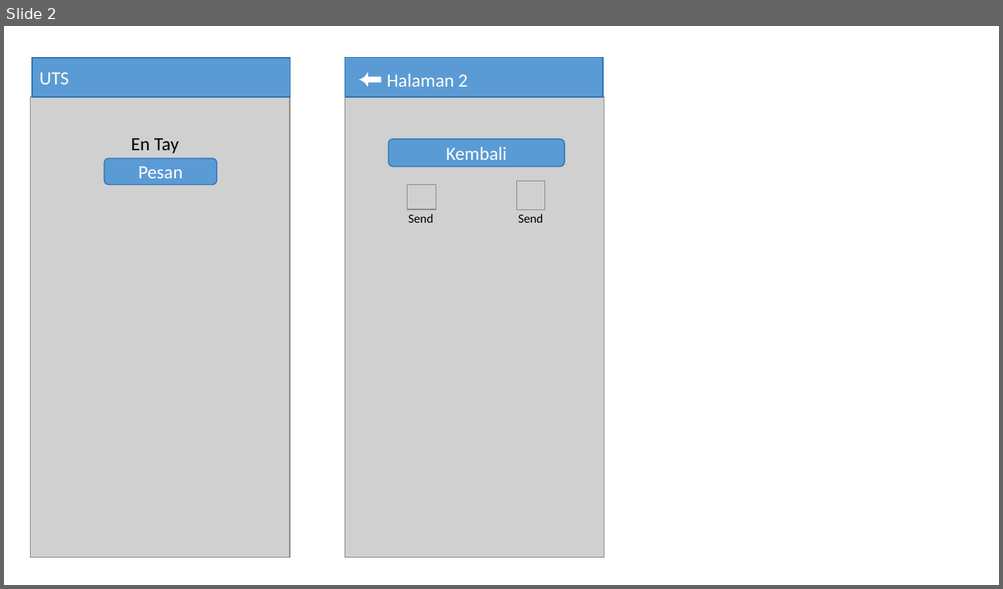
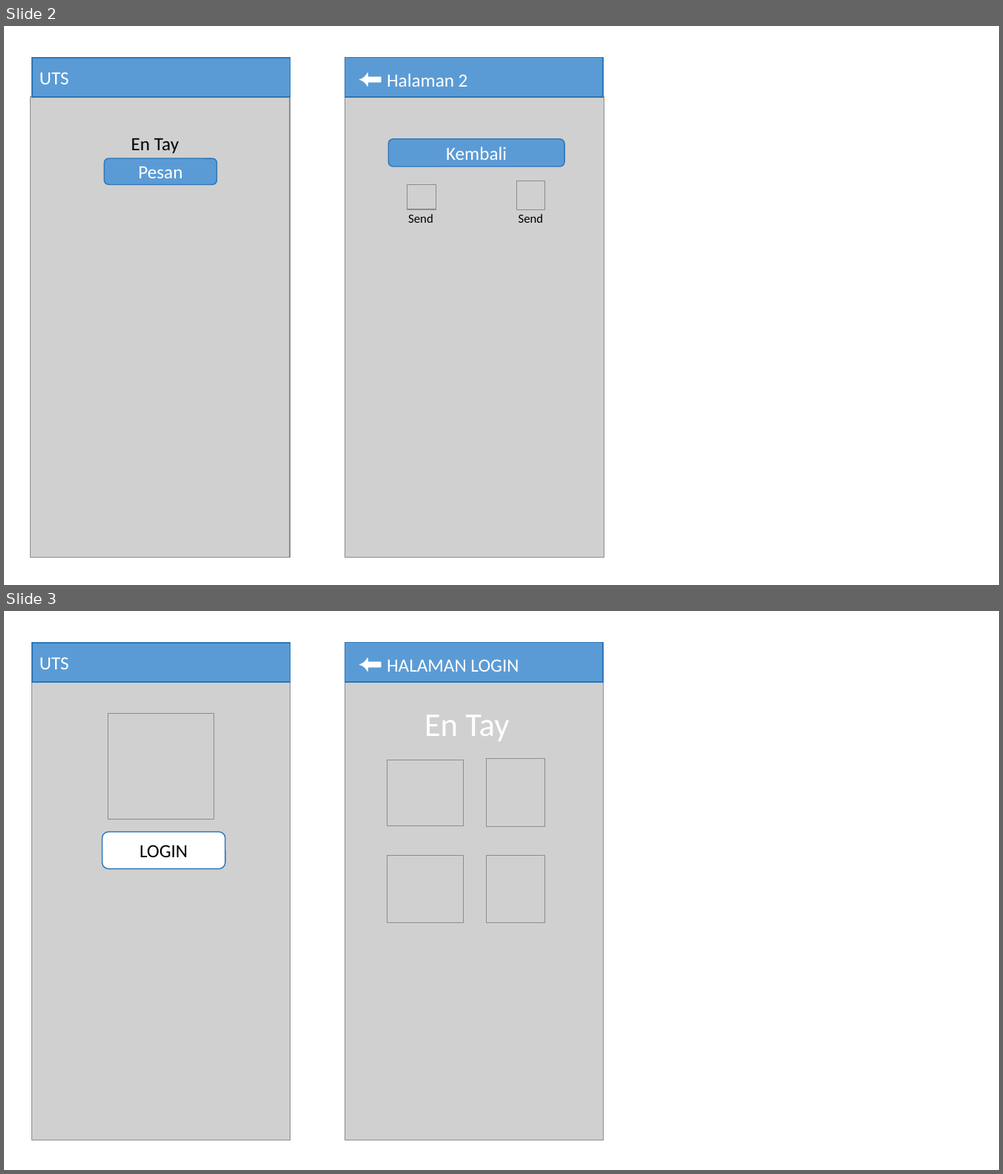
Before and after one commit to Ruang-Belajar/dart-flutter, a slide deck: docs/res/Notes.pptx. Shown one above the other, each under a label of ours: slide 2 before the commit, slides 2 and 3 after it. The pictures are 1003x589 and 1003x1174 pixels, drawn with LibreOffice and Linux fonts; fonts in the diff are those of the drawing; grey boxes stand for pictures. Boxes give left, top, right and bottom in pixels: in the first picture for what was removed or moved away, otherwise in the second. Text is boxed around its words. In the diff, an @@ line names an element or a change of style, - is before the commit and + after.

```diff
--- a/docs/res/Notes.pptx
+++ b/docs/res/Notes.pptx
@@ slide 3 added at bbox=[4, 611, 999, 1170], background #FFFFFF @@
@@ rectangle added at bbox=[32, 642, 290, 682], fill #5B9BD5, outline #2E75B6 1 pt, 18 pt, text #FFFFFF @@
+UTS
@@ rectangle added at bbox=[345, 642, 603, 682], fill #5B9BD5, outline #2E75B6 1 pt, 18 pt, text #FFFFFF @@
+⬅ HALAMAN LOGIN
@@ picture added at bbox=[32, 682, 290, 1141] @@
@@ picture added at bbox=[345, 682, 603, 1141] @@
@@ picture added at bbox=[108, 714, 213, 819] @@
@@ text added at bbox=[424, 715, 509, 741], 32 pt, text #FFFFFF @@
+En Tay
@@ picture added at bbox=[387, 760, 464, 826] @@
@@ picture added at bbox=[486, 759, 545, 826] @@
@@ rounded rectangle added at bbox=[102, 832, 225, 869], fill #FFFFFF, outline #2E75B6 1 pt, 18 pt, text #000000 @@
+LOGIN
@@ picture added at bbox=[387, 856, 464, 923] @@
@@ picture added at bbox=[486, 856, 545, 923] @@
```
Also in this commit, not shown: 2 other files.
